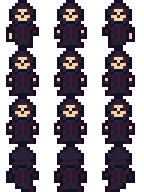
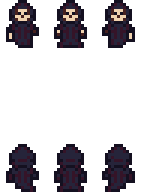
Revision of a layered w=144, h=192 image; what changed, layer by layer:
renamed "2-Up" to "Up", painted on it over 6, 48, 135, 144
renamed "1-Down" to "Down", showed it, painted on it over 6, 48, 135, 144
